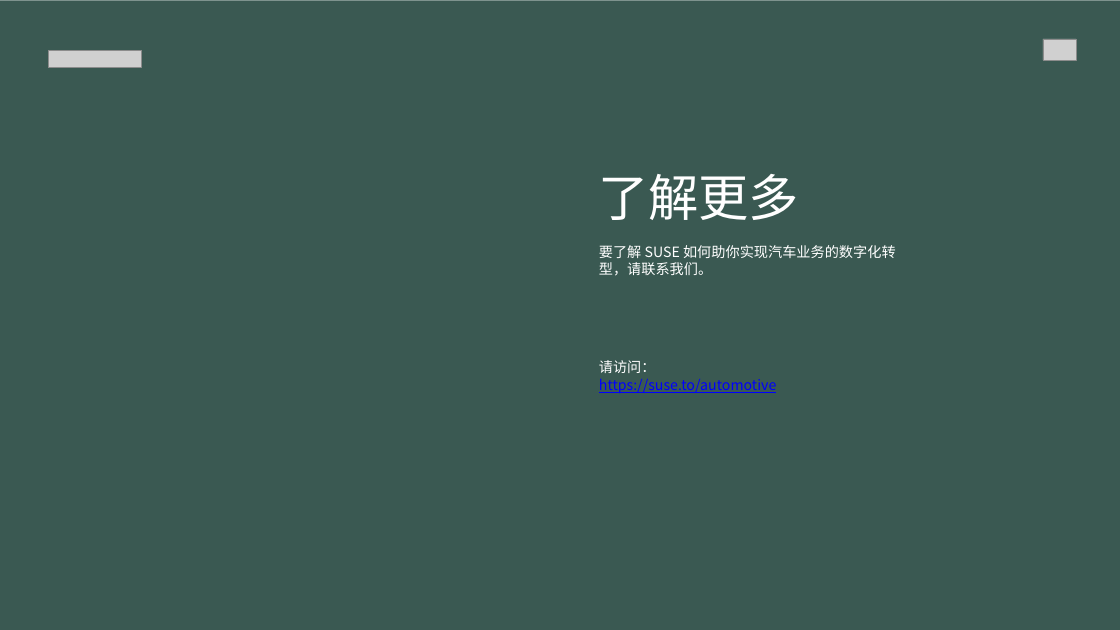
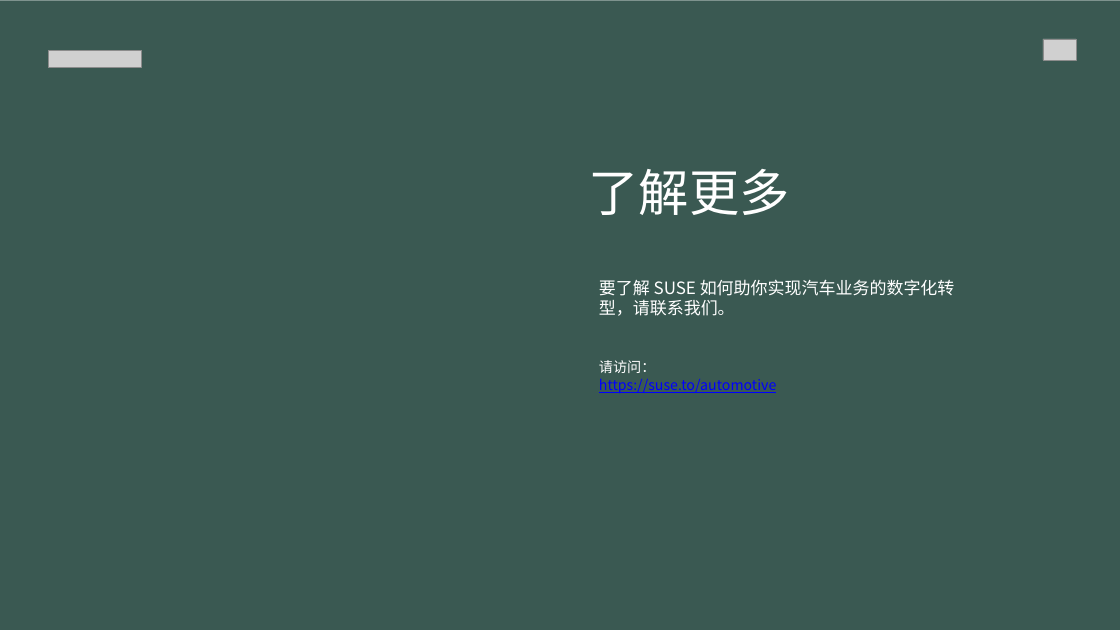
Before and after one commit to vickyhella/marketing-docs, a slide deck: slide 7 of target/whitepaper/已翻译 - SUSE_Automotive_Manifesto.pptx. Drawn at 1120x630 pixels with LibreOffice and Linux fonts; fonts in the diff are those of the drawing; grey boxes stand for pictures; background and template pictures are left out. Boxes give left, top, right and bottom in pixels: in the first picture for what was removed or moved away, otherwise in the second. Text is boxed around its words. In the diff, an @@ line names an element or a change of style, - is before the commit and + after.

```diff
--- a/target/whitepaper/已翻译 - SUSE_Automotive_Manifesto.pptx
+++ b/target/whitepaper/已翻译 - SUSE_Automotive_Manifesto.pptx
@@ title "了解更多": place and size @@
-title "了解更多" at (598, 174, 799, 220)
+title "了解更多" at (589, 169, 790, 215)
@@ text "要了解 SUSE 如何助你实现汽车业务的数字化转型，请联系我们。": place and size @@
-text "要了解 SUSE 如何助你实现汽车业务的数字化转型，请联系我们。" at (599, 245, 896, 276)
+text "要了解 SUSE 如何助你实现汽车业务的数字化转型，请联系我们。" at (599, 279, 955, 316)
@@ text "要了解 SUSE 如何助你实现汽车业务的数字化转型，请联系我们。" at (599, 279, 955, 316): size 20 to 24 pt @@
```
Also in this commit, not shown: 6 other slides changed, 1 other file.
